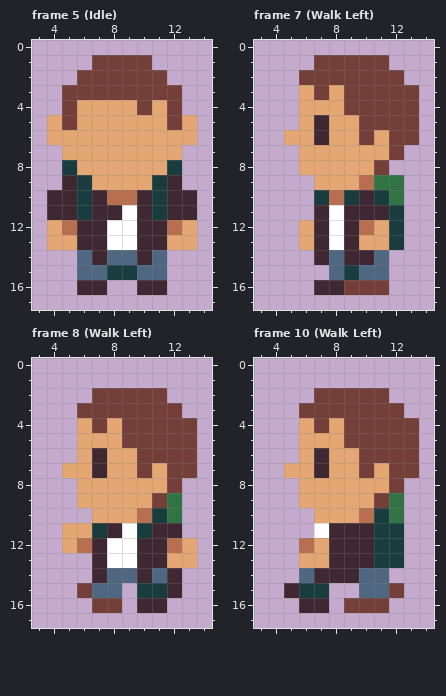
Pixel-art file -- world/player/player.aseprite. Above, as it was before the edit.
18x18 pixels, 22 frames. Shown: frame 5 (Idle): x 3..14, y 0..17; frame 7 (Walk Left): x 3..14, y 0..17; frame 8 (Walk Left): x 3..14, y 0..17; frame 10 (Walk Left): x 3..14, y 0..17. The commit also changed other frames, which this record leaves out.
After the commit:
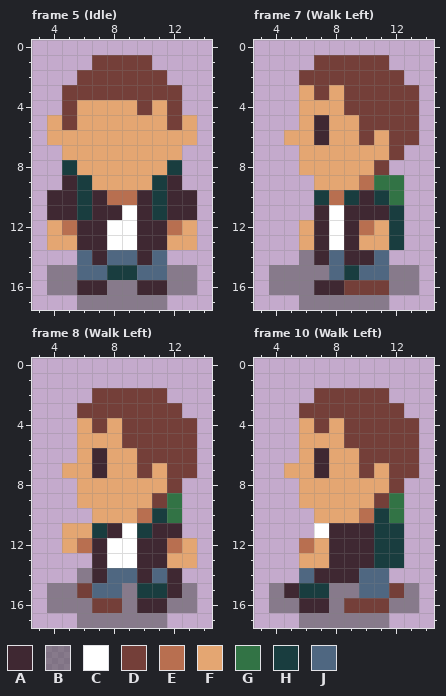
Palette (. is transparent): A #3f2832  B #4b4b4b80  C #ffffff  D #743f39  E #b86f50  F #e4a672  G #327345  H #193d3f  J #4f6781
Changes in this commit:
layer "Shadow" now shown
--- frame 5 (Idle), layer "Shadow"
@@ x 3..14 @@
 14 ...JAJJAJ...
-15 ...JJHHJJ...
-16 ...AA..AA...
-17 ............
+15 .BBJJHHJJBB.
+16 .BBAABBAABB.
+17 ...BBBBBB...
--- frame 7 (Walk Left), layer "Shadow"
@@ x 3..14 @@
 13 ...FACAFFH..
-14 ....AJAAJ...
-15 .....JHJJ...
-16 ....AADDD...
-17 ............
+14 ...BAJAAJ...
+15 .BBBBJHJJBB.
+16 .BBBAADDDBB.
+17 ...BBBBBB...
--- frame 8 (Walk Left), layer "Shadow"
@@ x 3..14 @@
 13 ....ACCAAFF.
-14 ....AJJAJA..
-15 ...DJJ.HHA..
-16 ....DD.AA...
-17 ............
+14 ...BAJJAJA..
+15 .BBDJJBHHAB.
+16 .BBBDDBAABB.
+17 ...BBBBBB...
--- frame 10 (Walk Left), layer "Shadow"
@@ x 3..14 @@
 14 ...JAAAJJ...
-15 ..AHH..JJD..
-16 ...AA.DDD...
-17 ............
+15 .BAHHBBJJDB.
+16 .BBAABDDDBB.
+17 ...BBBBBB...
